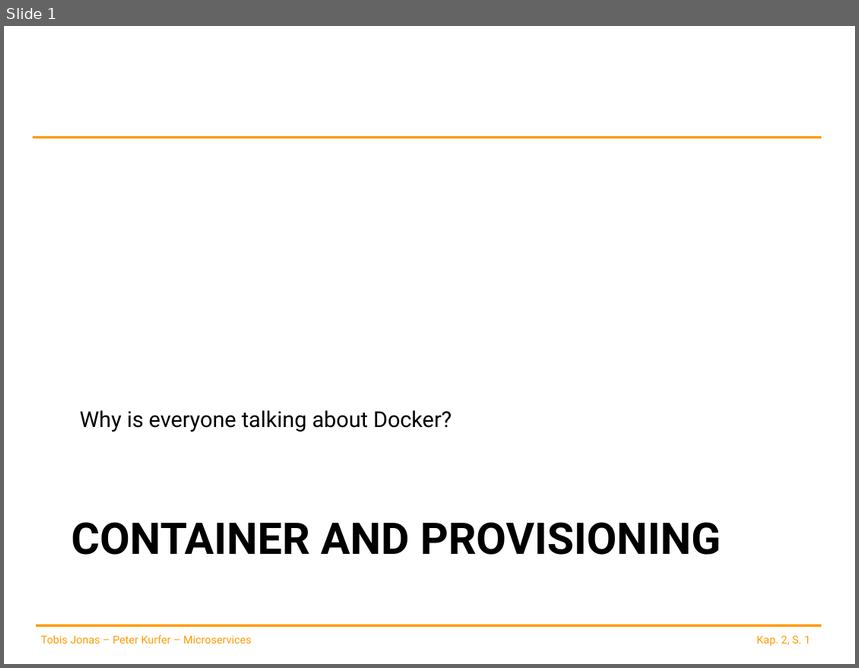
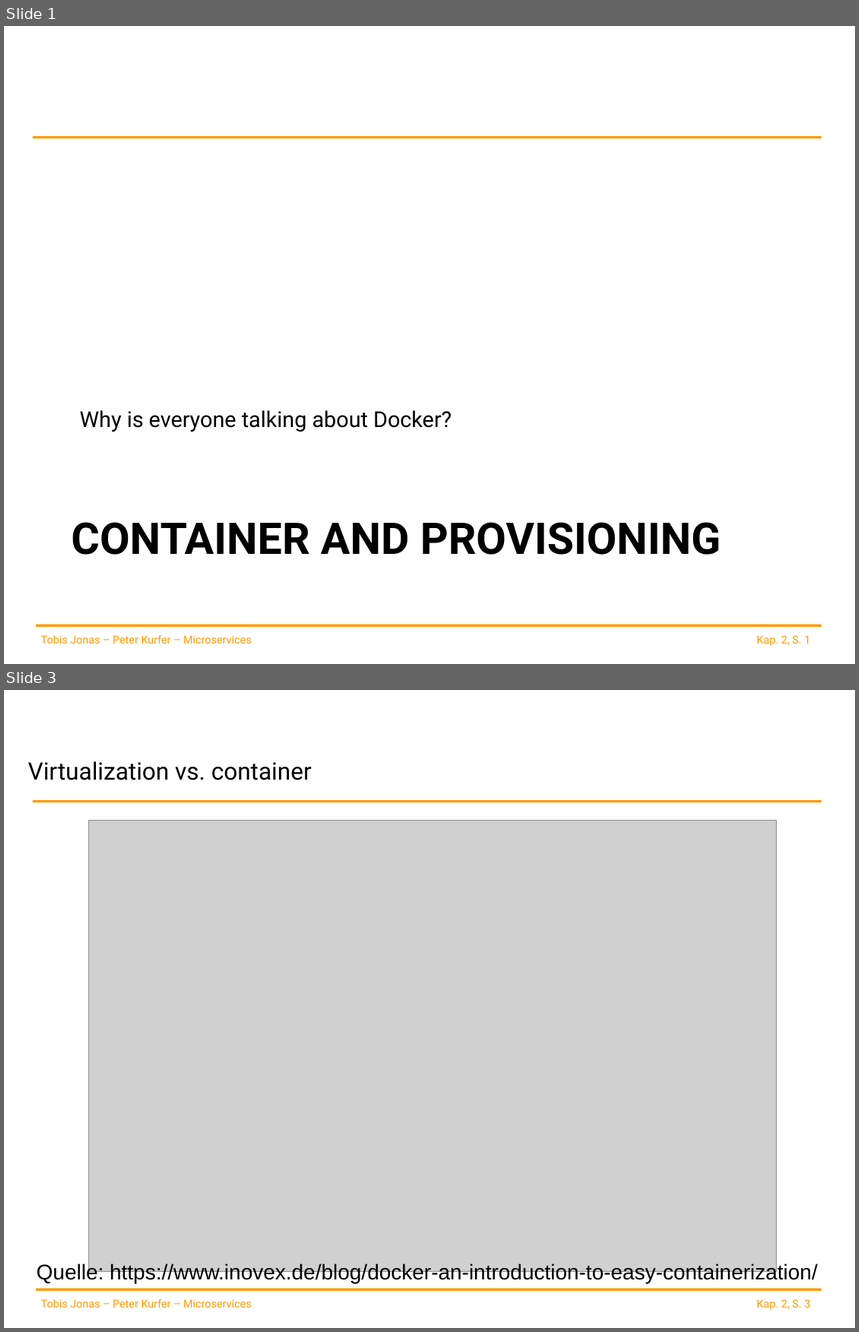
Before and after one commit to spoeck/Lectures, a slide deck: 02-Container-and-Provisioning/ContainerProvisioning.pptx. Shown one above the other, each under a label of ours: slide 1 before the commit, slides 1 and 3 after it; the slides between them are not shown. The pictures are 859x668 and 859x1332 pixels, drawn with LibreOffice and Linux fonts; fonts in the diff are those of the drawing; grey boxes stand for pictures; background and template pictures are left out. Boxes give left, top, right and bottom in pixels: in the first picture for what was removed or moved away, otherwise in the second. Text is boxed around its words. In the diff, an @@ line names an element or a change of style, - is before the commit and + after.

```diff
--- a/02-Container-and-Provisioning/ContainerProvisioning.pptx
+++ b/02-Container-and-Provisioning/ContainerProvisioning.pptx
@@ slide 3 added at (x1=4, y1=690, x2=855, y2=1328), background #FFFFFF; not listed: 4 template elements that a slide beside it also shows @@
@@ title added at (x1=28, y1=761, x2=312, y2=780), 20.3 pt, text #000000 @@
+Virtualization vs. container
@@ picture added at (x1=89, y1=820, x2=777, y2=1271) @@
@@ text added at (x1=37, y1=1263, x2=818, y2=1284), 18 pt, text #000000 @@
+Quelle: https://www.inovex.de/blog/docker-an-introduction-to-easy-containerization/
```
Also in this commit, not shown: 4 other slides added.
